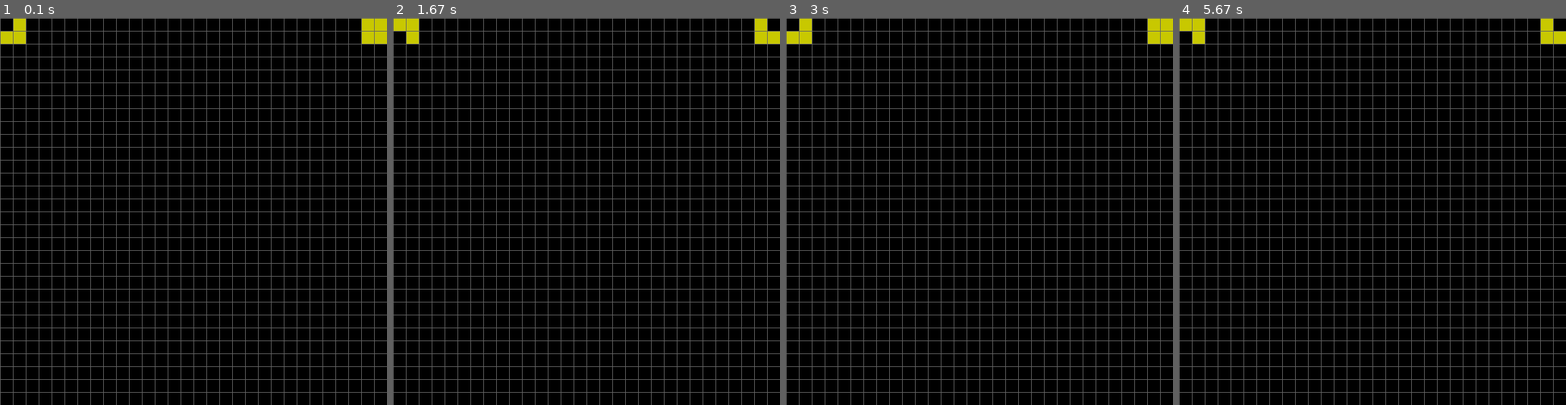
Above: before the commit, frames 1-4 (left to right).
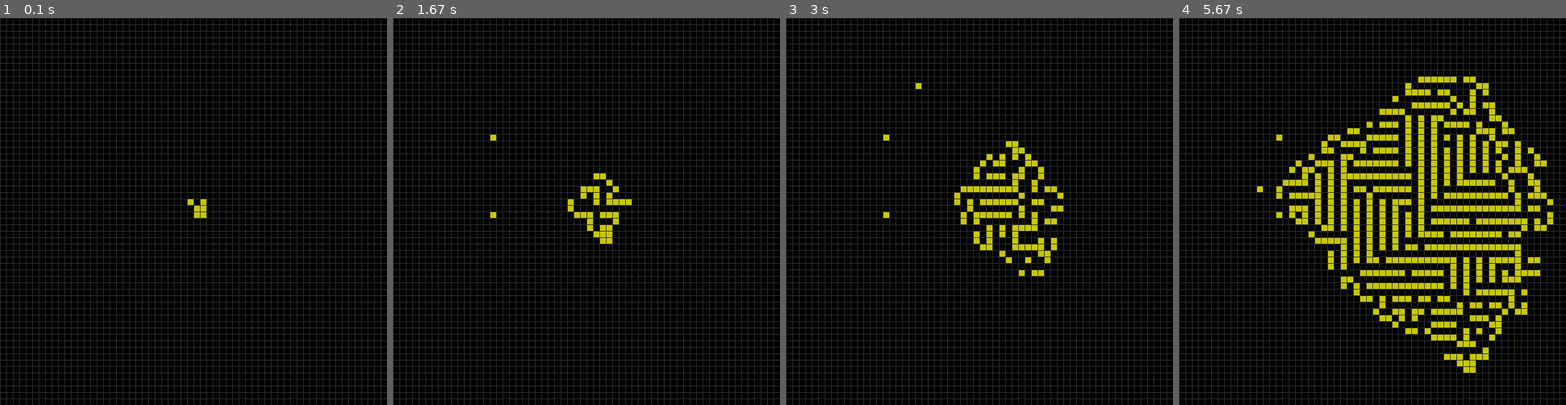
Above: after the commit, the same moments.

Repository: Pipplip/Python_Playground
Game: pygame game, started from Projekte/Games/GameOfLife.py
Two runs of this game, one before a commit and one after it. Both use one fixed random seed, a clock stepped at 60 frames per second and the inputs below.
Inputs (mouse positions are in pixels of both pictures, inside the frame that each line leads up to):
- Up to frame 1 (0.1 s): no input
- Up to frame 2 (1.67 s): press the mouse at (586, 234) at 0.37 s; move the mouse to (540, 226) at 0.47 s; release the mouse at (493, 215) at 0.6 s; press the mouse at (586, 234) at 1.2 s; move the mouse to (540, 184) at 1.3 s; release the mouse at (493, 134) at 1.43 s
- Up to frame 3 (3 s): press the mouse at (979, 234) at 1.87 s; move the mouse to (948, 161) at 1.97 s; release the mouse at (917, 83) at 2.1 s
- Up to frame 4 (5.67 s): press the mouse at (1372, 234) at 3.83 s; move the mouse to (1318, 211) at 3.93 s; release the mouse at (1260, 188) at 4.07 s; press the mouse at (1372, 234) at 4.73 s; move the mouse to (1341, 161) at 4.83 s; release the mouse at (1310, 87) at 4.97 s; press the mouse at (1372, 234) at 5.4 s; move the mouse to (1407, 288) at 5.5 s; release the mouse at (1442, 339) at 5.63 s

The runs differ from the first frame. In frame 1, 20% of the frame differs, in the area x 0-100%, y 0-100%; in frame 2, 20%; in frame 3, 22%; in frame 4, 32%.

Commit message:
Update GameOfLife.py
more changes

Diff:
--- a/Projekte/Games/GameOfLife.py
+++ b/Projekte/Games/GameOfLife.py
@@ -1,12 +1,13 @@
-import pygame, sys, time
+import pygame, sys, time, random
 from pygame.constants import QUIT
 
 screen_width = 600
 screen_height = 600
-block_size = 20 #Set the size of the grid block
+block_size = 10 #Set the size of the grid block
 grid_line_size = 1
-
-GREY = (100,100,100)
+random_blocks = 2000
+
+GREY = (50,50,50)
 ORANGE = (200,200,0)
 BLACK = (0,0,0)
 
@@ -17,7 +18,7 @@
 
 ''' fps einstellen '''
 clock = pygame.time.Clock()
-fps = 100
+fps = 15
 
 def draw_grid():
     for x in range(0, screen_width, block_size):
@@ -25,11 +26,11 @@
             rect = pygame.Rect(x, y, block_size, block_size)
             pygame.draw.rect(screen, GREY, rect, grid_line_size)
 
-def calc_block(coordinates,clicked_block_color):
+def set_block(coordinates,clicked_block_color):
     x = int(coordinates[0] / block_size)
     y = int(coordinates[1] / block_size)
-    print("x=" + str(x) + " y=" +str(y))
-    print("  x="+str(int(x*block_size)) + " y="+str(int(y*block_size)))
+    #print("x=" + str(x) + " y=" +str(y))
+    #print("  x="+str(int(x*block_size)) + " y="+str(int(y*block_size)))
     rect = pygame.Rect(int(x*block_size)+grid_line_size, int(y*block_size)+grid_line_size, block_size-grid_line_size, block_size-grid_line_size)
     #rect = pygame.Rect(x*block_size+grid_line_size, y*block_size+grid_line_size, block_size-(grid_line_size*2), block_size-(grid_line_size*2))
     color = change_color(clicked_block_color)
@@ -103,34 +104,47 @@
             if is_alive(x,y):
                 count_of_living_neighbors += 1
 
-    if status == True and count_of_living_neighbors > 2:
-        return False
-
-    if status == True and (count_of_living_neighbors == 2 or count_of_living_neighbors == 3):
-        return True
-
-    if status == True and count_of_living_neighbors > 3:
-        return False
-
-    if status == False and count_of_living_neighbors == 3:
-        return True
-
-    return False
+    if status == True:
+        if count_of_living_neighbors > 2:
+            return False
+        elif count_of_living_neighbors == 2 or count_of_living_neighbors == 3:
+            return True
+        elif count_of_living_neighbors > 3:
+            return False
+
+    else:
+        if count_of_living_neighbors == 3:
+            return True
+
+    return status
+
+def create_r_pentomino():
+    set_block((304,297),BLACK)
+    set_block((304,287),BLACK)
+    set_block((314,287),BLACK)
+    set_block((294,297),BLACK)
+    set_block((304,307),BLACK)
+
+def create_random_blocks():
+    amount_of_random_blocks = random.randint(1,random_blocks)
+    for i in range(amount_of_random_blocks):
+        x_random = random.randint(0+grid_line_size,screen_width-grid_line_size)
+        y_random = random.randint(0+grid_line_size,screen_height-grid_line_size)
+        set_block((x_random,y_random),BLACK)
+
 
 ''' Grid Linien zeichnen (nur einmal zeichnen) '''
 draw_grid()
 
+#create_random_blocks()
+create_r_pentomino()
+
+
 # for test
-calc_block((21,1), BLACK)
-calc_block((21,21), BLACK)
-calc_block((1,21), BLACK)
-
-calc_block((541,1), BLACK)
-calc_block((561,1), BLACK)
-calc_block((581,1), BLACK)
-calc_block((541,21), BLACK)
-calc_block((561,21), BLACK)
-calc_block((581,21), BLACK)
+##set_block((21,1), BLACK)
+#set_block((21,21), BLACK)
+#set_block((1,21), BLACK)
+
 
 #calc_block((581,1),BLACK)
 
@@ -149,14 +163,15 @@
             clicked_block_color = pygame.Surface.get_at(screen,(coordinates[0],coordinates[1]))
             # click auf Grid Linien ignorieren
             if clicked_block_color[0] != GREY[0] and clicked_block_color[0] != GREY[0] and clicked_block_color[0] != GREY[0]:
-                calc_block(coordinates,clicked_block_color)
-
-            #print("Mouse up"+str(coordinates))
+                set_block(coordinates,clicked_block_color)
+
+            print("Mouse up"+str(coordinates))
 
 
 
     ''' Berechne Zellen '''
     # 2 Infos werden benötigt - eigene Zellen-Zustand und Anzahl an lebendigen Nachbarn
+
     for y in range(0, screen_height, block_size):
         for x in range(0, screen_width, block_size):
             status = is_alive(x,y)
